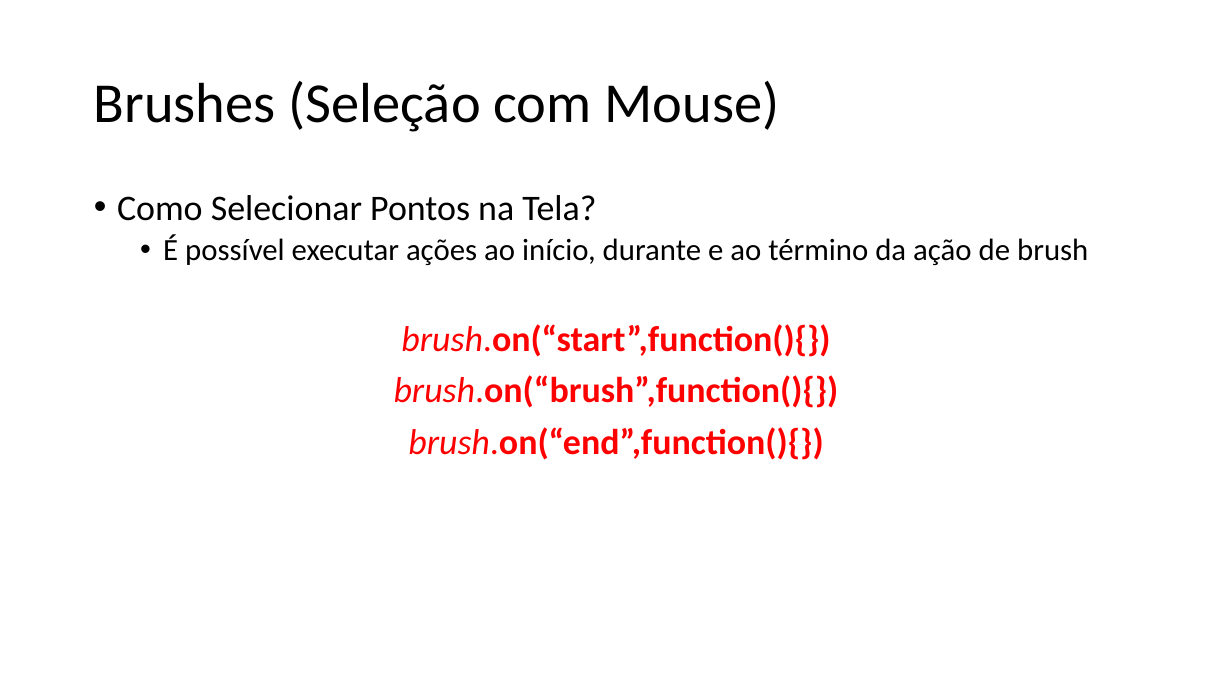
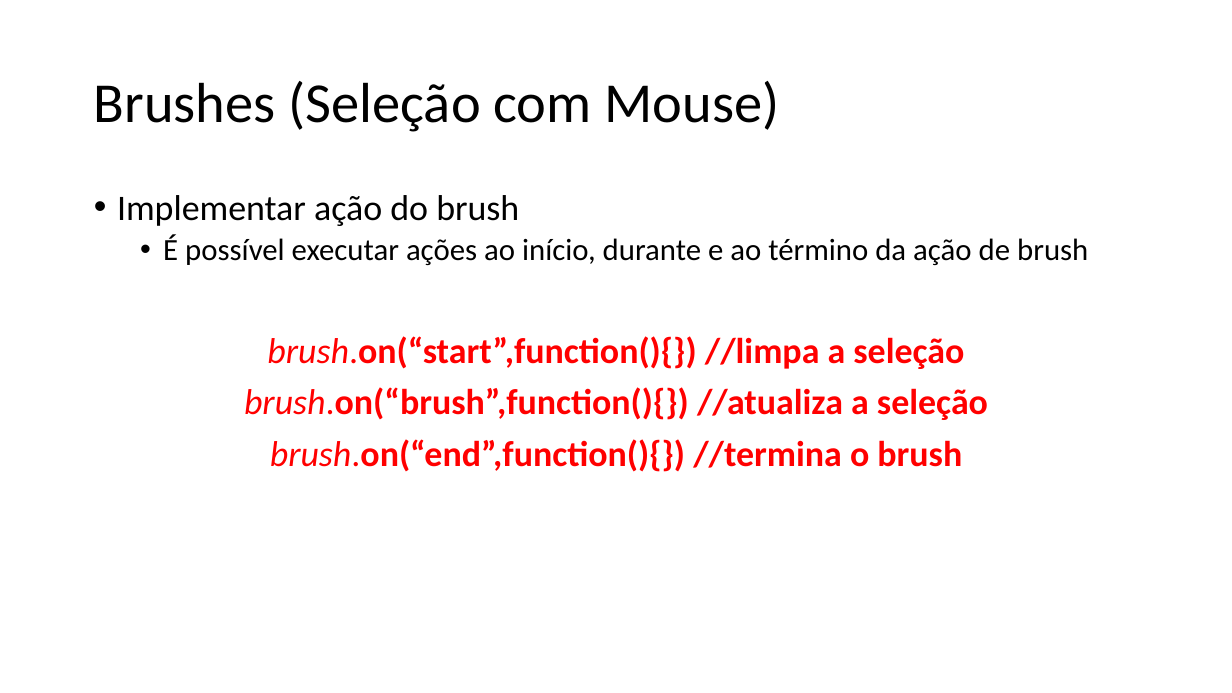
Before and after one commit to filipecmedeiros/Treinamento-d3.js, a slide deck: slide 62 of Aula2.pptx (slide 44 before the commit). Drawn at 1232x693 pixels with LibreOffice and Linux fonts; fonts in the diff are those of the drawing. Boxes give left, top, right and bottom in pixels: in the first picture for what was removed or moved away, otherwise in the second. Text is boxed around its words. In the diff, an @@ line names an element or a change of style, - is before the commit and + after.

```diff
--- a/Aula2.pptx
+++ b/Aula2.pptx
@@ text at [117,195,519,226]: text changed @@
-• Como Selecionar Pontos na Tela?
+• Implementar ação do brush
@@ text at [244,336,988,472]: text changed @@
-brush.on(“start”,function(){})
-brush.on(“brush”,function(){})
-brush.on(“end”,function(){})
+brush.on(“start”,function(){}) //limpa a seleção
+brush.on(“brush”,function(){}) //atualiza a seleção
+brush.on(“end”,function(){}) //termina o brush
```
Also in this commit, not shown: 6 other slides changed, 31 slides added, 8 slides removed, 11 other files.
